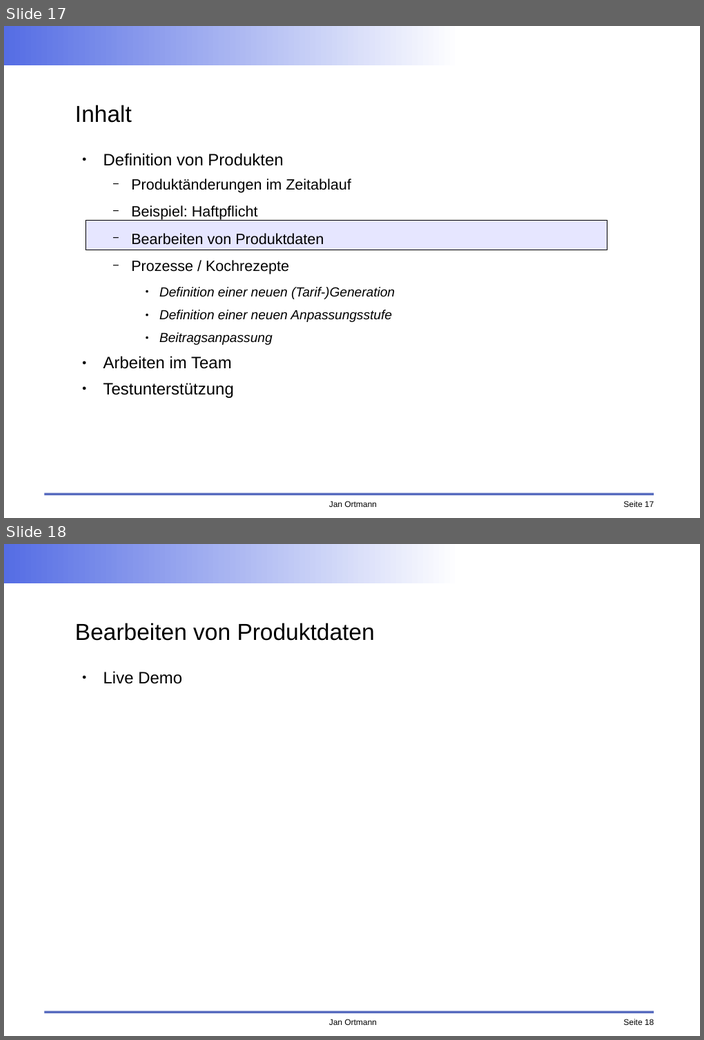
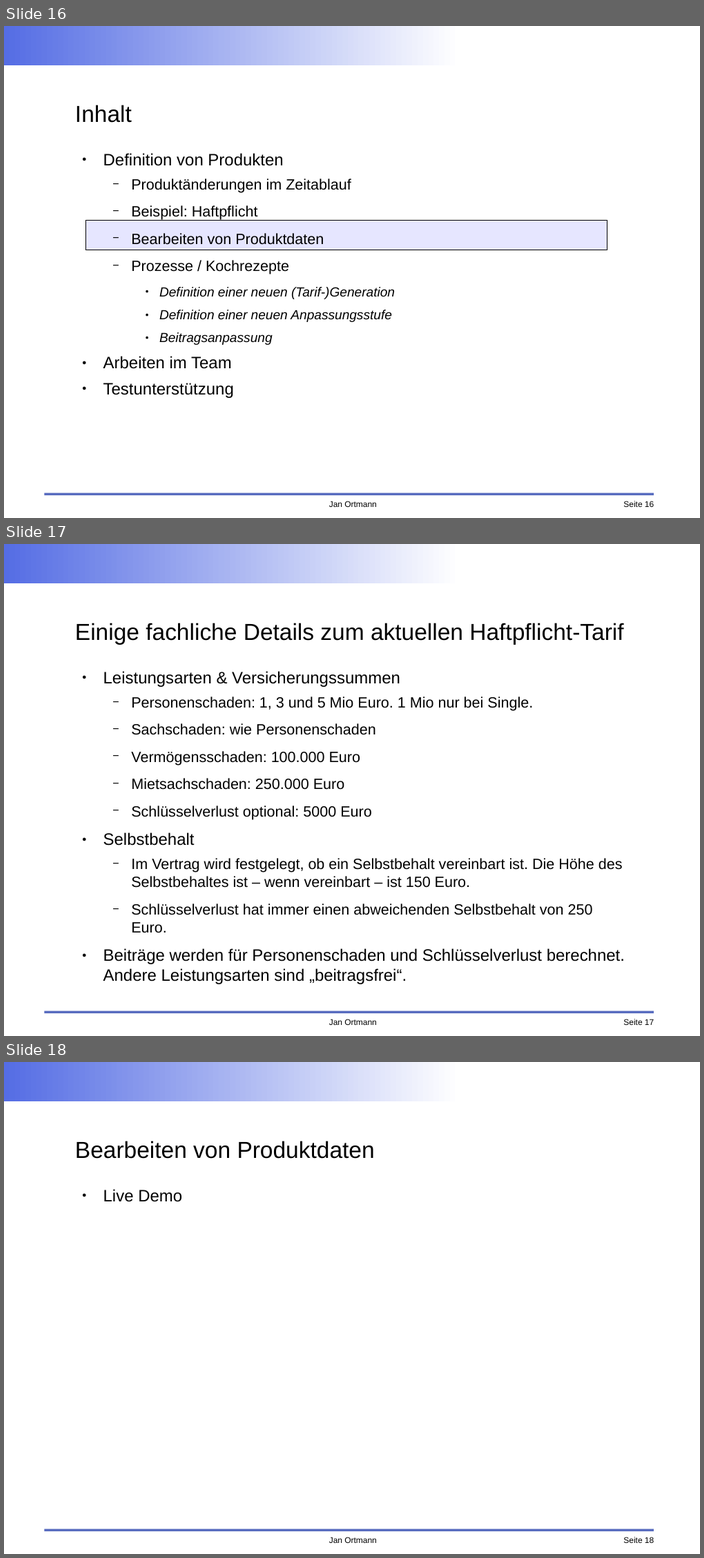
Before and after one commit to faktorips/faktorips.base, a slide deck: org.faktorips.doc/workshop/fachabteilung/FaktorIPS-Schulung FA Produktdefinition.odp. Shown one above the other, each under a label of ours: slides 17 and 18 before the commit, slides 16, 17 and 18 after it. The pictures are 704x1040 and 704x1558 pixels, drawn with LibreOffice and Linux fonts; fonts in the diff are those of the drawing; background and template pictures are left out. Boxes give left, top, right and bottom in pixels: in the first picture for what was removed or moved away, otherwise in the second. Text is boxed around its words. In the diff, an @@ line names an element or a change of style, - is before the commit and + after.

```diff
--- a/org.faktorips.doc/workshop/fachabteilung/FaktorIPS-Schulung FA Produktdefinition.odp
+++ b/org.faktorips.doc/workshop/fachabteilung/FaktorIPS-Schulung FA Produktdefinition.odp
@@ slide 17 added at box(4, 544, 700, 1036), background #FFFFFF; not listed: 4 template elements that a slide beside it also shows @@
@@ title added at box(75, 623, 623, 644), 28 pt, text #000000 @@
+Einige fachliche Details zum aktuellen Haftpflicht-Tarif
@@ text added at box(103, 671, 624, 981), 18 pt, text #000000 @@
+● Leistungsarten & Versicherungssummen
+  − Personenschaden: 1, 3 und 5 Mio Euro. 1 Mio nur bei Single.
+  − Sachschaden: wie Personenschaden
+  − Vermögensschaden: 100.000 Euro
+  − Mietsachschaden: 250.000 Euro
+  − Schlüsselverlust optional: 5000 Euro
+● Selbstbehalt
+  − Im Vertrag wird festgelegt, ob ein Selbstbehalt vereinbart ist. Die Höhe des Selbstbehaltes ist – wenn vereinbart – ist 150 Euro.
+  − Schlüsselverlust hat immer einen abweichenden Selbstbehalt von 250 Euro.
+● Beiträge werden für Personenschaden und Schlüsselverlust berechnet. Andere Leistungsarten sind „beitragsfrei“.
@@ what was slide 17 is now slide 16 @@
@@ page number at box(623, 501, 653, 507): text changed @@
-Seite 17
+Seite 16
```
Also in this commit, not shown: 7 slides changed, 1 slide removed, 10 other files.
